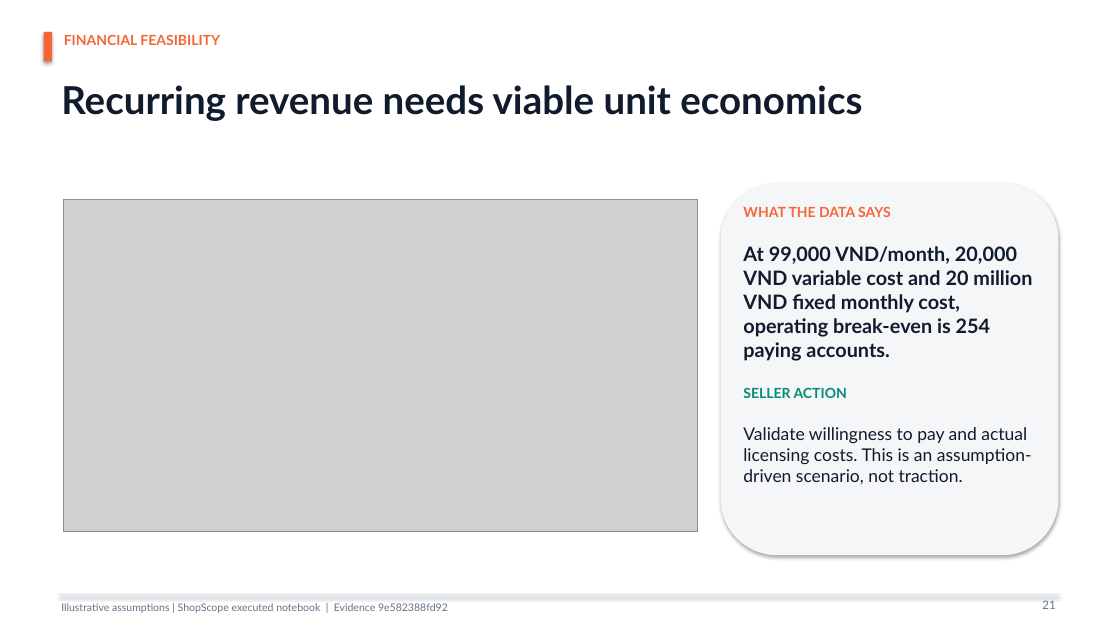
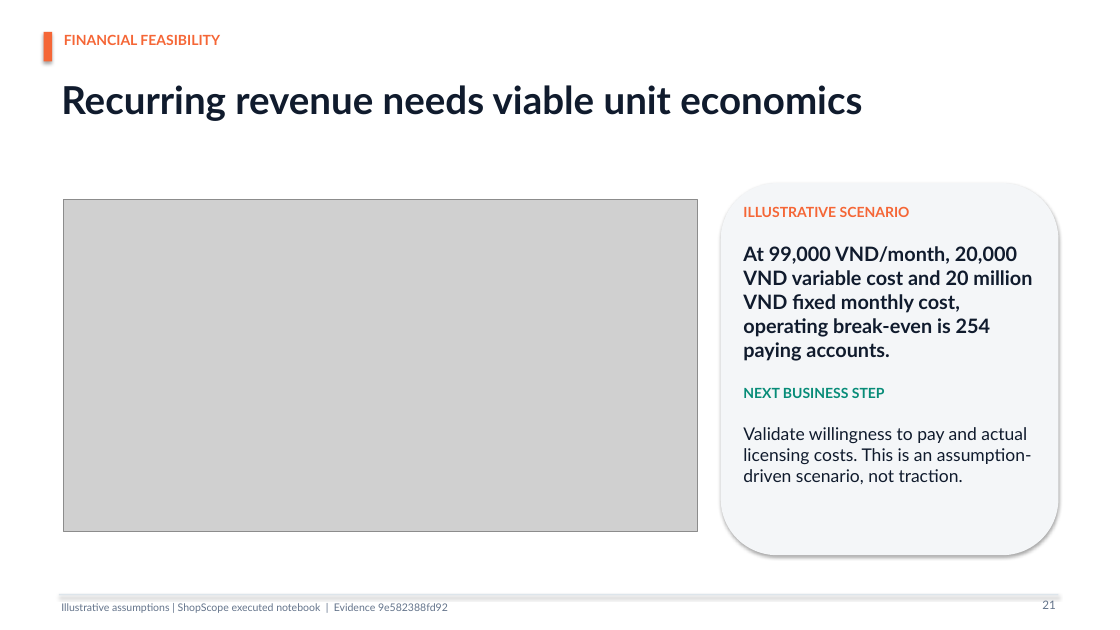
Before and after one commit to kien-test-hehe/data-entrepreneurship, a slide deck: slide 21 of reports/ShopScope_Startup_Pitch.pptx. Drawn at 1120x630 pixels with LibreOffice and Linux fonts; fonts in the diff are those of the drawing; grey boxes stand for pictures. Boxes give left, top, right and bottom in pixels: in the first picture for what was removed or moved away, otherwise in the second. Text is boxed around its words. In the diff, an @@ line names an element or a change of style, - is before the commit and + after.

```diff
--- a/reports/ShopScope_Startup_Pitch.pptx
+++ b/reports/ShopScope_Startup_Pitch.pptx
@@ text at [743, 207, 910, 217]: text changed @@
-WHAT THE DATA SAYS
+ILLUSTRATIVE SCENARIO
@@ text at [743, 387, 885, 398]: text changed @@
-SELLER ACTION
+NEXT BUSINESS STEP
```
Also in this commit, not shown: 8 other slides changed, 3 other files.
